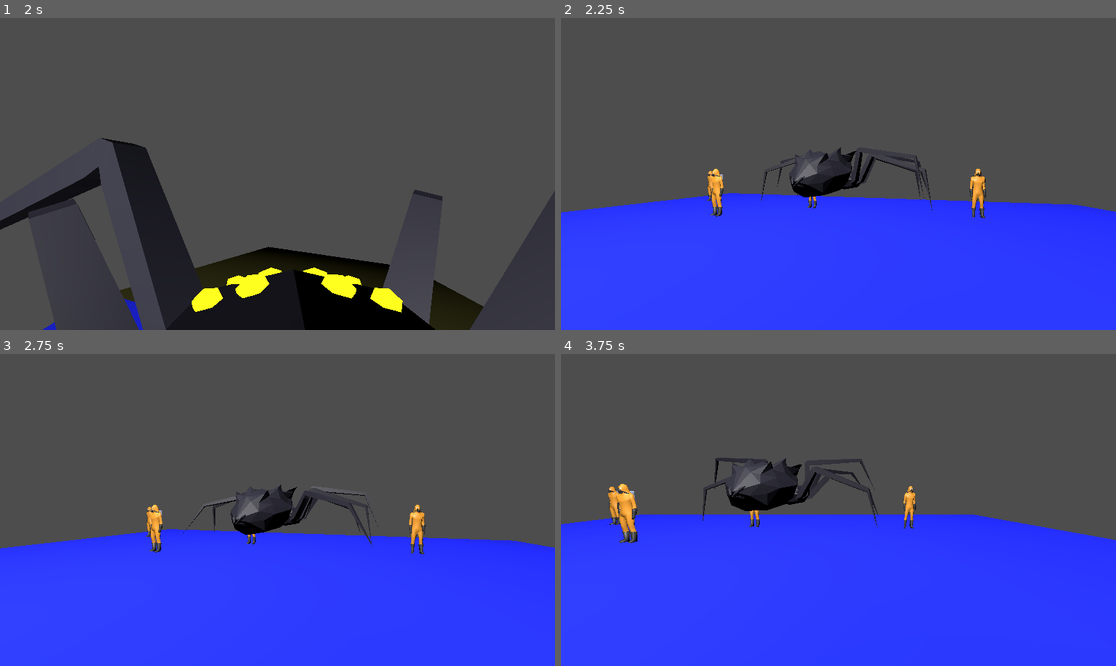
Above: before the commit, frames 1-4 (two rows, left to right).
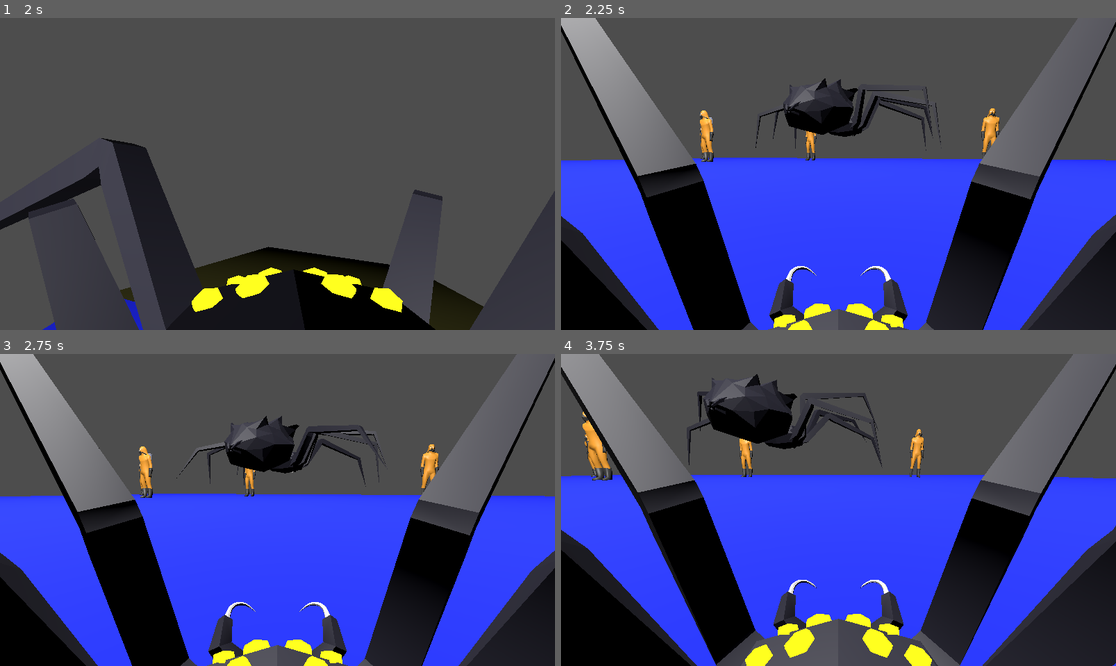
Above: after the commit, the same moments.

Repository: pudgypoultry/godotwildjam7-25
Game: Godot game, scene res://Sandboxes/Andrew/SpiderPlayground.tscn
Two runs of this game, one before a commit and one after it. Both use one fixed random seed, a clock stepped at 60 frames per second and the inputs below. This scene is started directly instead of the project's main scene.
Inputs (mouse positions are in pixels of both pictures, inside the frame that each line leads up to):
- Up to frame 1 (2 s): tap Enter (ui_accept) at 0.5 s; move the mouse to (305, 174) at 0.52 s; hold W (MoveForward) from 0.53 s (still down); tap E (Attack) at 0.6 s; tap Space (Jump) at 0.77, 1.52 s; move the mouse to (249, 174) at 1.27 s; tap Q (SpawnSpider) at 1.35 s
- Up to frame 2 (2.25 s): keep holding W (MoveForward); move the mouse to (849, 167) at 2.02 s; tap Tab (SwapPerspective) at 2.1 s
- Up to frame 3 (2.75 s): keep holding W (MoveForward)
- Up to frame 4 (3.75 s): keep holding W (MoveForward); move the mouse to (832, 516) at 2.77 s; tap E (Attack) at 2.85 s; tap Space (Jump) at 3.02 s; move the mouse to (877, 513) at 3.52 s; tap Q (SpawnSpider) at 3.6 s

Frame 1 is identical in both runs. In frame 2, 42% of the frame differs, in the area x 0-100%, y 0-100%; in frame 3, 42%; in frame 4, 53%.

Commit message:
Spiderling stands still on spawn

Diff:
--- a/Sandboxes/Andrew/Spiderling.tscn
+++ b/Sandboxes/Andrew/Spiderling.tscn
@@ -5,10 +5,11 @@
 
 [sub_resource type="SphereShape3D" id="SphereShape3D_0qwrr"]
 
-[node name="Spiderling" type="Area3D" node_paths=PackedStringArray("head", "headCamera")]
+[node name="Spiderling" type="Area3D" node_paths=PackedStringArray("head", "headCamera", "spiderAnimation")]
 script = ExtResource("1_qss24")
 head = NodePath("Head")
 headCamera = NodePath("Head/HeadCamera")
+spiderAnimation = NodePath("SpiderActor")
 
 [node name="CollisionShape3D" type="CollisionShape3D" parent="."]
 shape = SubResource("SphereShape3D_0qwrr")
@@ -19,4 +20,4 @@
 [node name="Head" type="Node3D" parent="."]
 
 [node name="HeadCamera" type="Camera3D" parent="Head"]
-transform = Transform3D(1, 0, 0, 0, 1, 0, 0, 0, 1, 0, 1.43393, 0.580547)
+transform = Transform3D(1, 0, 0, 0, 0.995416, 0.0956373, 0, -0.0956373, 0.995416, 0, 0.227884, 0.118501)
--- a/Sandboxes/Andrew/SpiderlingControl.gd
+++ b/Sandboxes/Andrew/SpiderlingControl.gd
@@ -6,10 +6,18 @@
 @export_category("Plugging in Nodes")
 @export var head : Node3D
 @export var headCamera : Camera3D
+@export var spiderAnimation : Node3D
 
 var mouseSensMulti := 1
 var isActiveController = false
 var parentSpider : CharacterBody3D = null
+
+func _ready():
+	var animationTree : AnimationTree
+	animationTree = spiderAnimation.Anim_Tree
+	var current_blend_pos : Vector2 = animationTree.get("parameters/blend_position")
+	#print("current blend pos: ", current_blend_pos, " current input: ", rawInput)
+	animationTree.set("parameters/blend_position", Vector2.ZERO)
 
 func _process(delta):
 	SwapBackToParentSpider()
